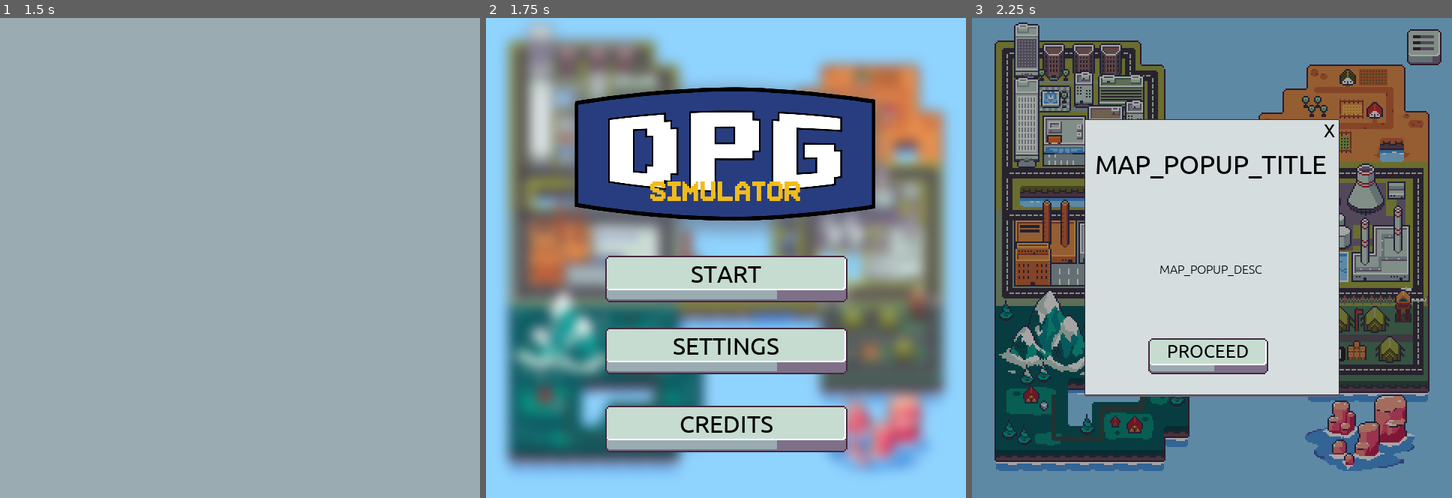
Above: before the commit, frames 1-3 (left to right).
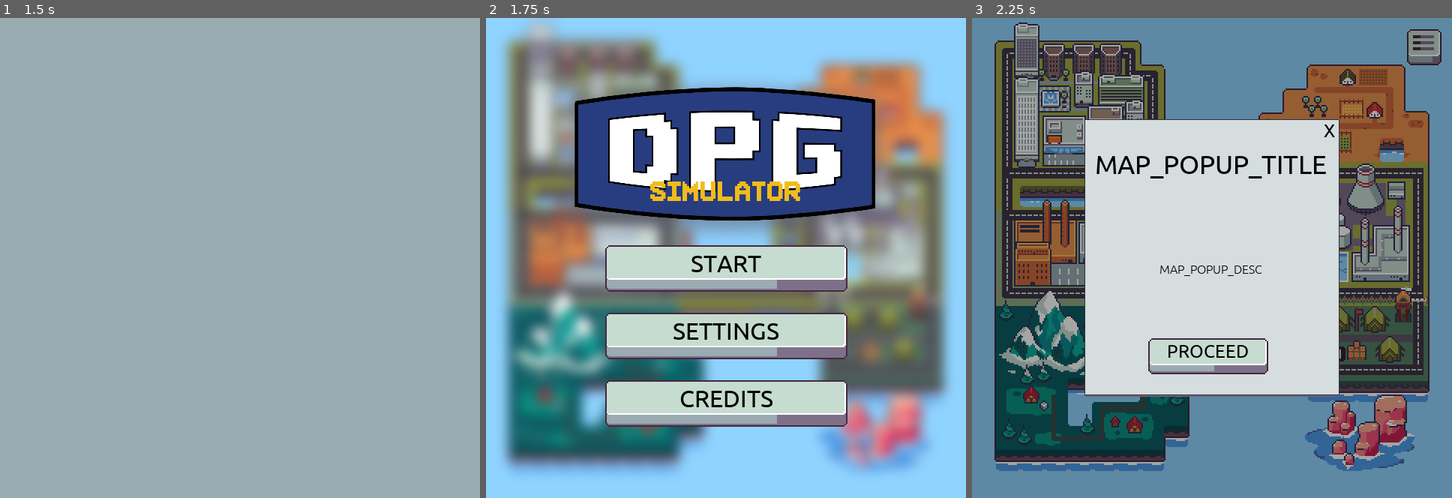
Above: after the commit, the same moments.

Repository: Kazakh-British-Technical-University/dpgsim
Game: Godot game, scene res://Game.tscn
The game is run twice, just before and just after one commit, with the same random seed, the same clock (stepped at 60 frames per second) and the same inputs.
Inputs (mouse positions are in pixels of both pictures, inside the frame that each line leads up to):
- Up to frame 1 (1.5 s): tap Enter at 0.5 s; move the mouse to (345, 234) at 0.52 s; tap Space at 1.25 s; move the mouse to (144, 282) at 1.27 s
- Up to frame 2 (1.75 s): no input
- Up to frame 3 (2.25 s): click "START" at 2 s

Frame 1 is identical in both runs. In frame 2, 16% of the frame differs, in the area x 24-76%, y 47-91%; in frame 3, nothing differs.
Error in both runs: Attempt to call function 'addGodotFunction' in base 'null instance' on a null instance. (res://web/WebInterface.gd:118)

Commit message:
Adjusted language buttons visuals

Diff:
--- a/dpg_sim_game/Scenes/Buttons/LanguageRadio.tscn
+++ b/dpg_sim_game/Scenes/Buttons/LanguageRadio.tscn
@@ -1,7 +1,7 @@
 [gd_scene load_steps=5 format=2]
 
+[ext_resource path="res://Sprites/UI/outline.png" type="Texture" id=1]
 [ext_resource path="res://Sprites/UI/countryFlags.png" type="Texture" id=2]
-[ext_resource path="res://Sprites/HUD/phase_square.png" type="Texture" id=3]
 [ext_resource path="res://Scenes/Buttons/LanguageRadio.gd" type="Script" id=4]
 
 [sub_resource type="AtlasTexture" id=1]
@@ -20,7 +20,7 @@
 visible = false
 margin_right = 64.0
 margin_bottom = 43.0
-texture = ExtResource( 3 )
+texture = ExtResource( 1 )
 expand = true
 
 [connection signal="toggled" from="." to="." method="_on_LanguageRadio_toggled"]
--- a/dpg_sim_game/Scenes/MainMenu/MainMenu.gd
+++ b/dpg_sim_game/Scenes/MainMenu/MainMenu.gd
@@ -16,6 +16,7 @@
 	$Start_Button.visible = show
 	$Settings_Button.visible = show
 	$Credits_Button.visible = show
+	$LanguageRadio.visible = show
 
 func _on_Settings_Button_buttonPressed():
 	$Settings.Start()
--- a/dpg_sim_game/Scenes/MainMenu/MainMenu.tscn
+++ b/dpg_sim_game/Scenes/MainMenu/MainMenu.tscn
@@ -32,25 +32,25 @@
 
 [node name="Start_Button" parent="." instance=ExtResource( 2 )]
 margin_left = 153.0
-margin_top = 314.0
+margin_top = 300.0
 margin_right = 488.0
-margin_bottom = 382.0
+margin_bottom = 368.0
 custom_styles/focus = SubResource( 1 )
 buttonText = "START"
 
 [node name="Settings_Button" parent="." instance=ExtResource( 2 )]
 margin_left = 153.0
-margin_top = 410.0
+margin_top = 390.0
 margin_right = 488.0
-margin_bottom = 478.0
+margin_bottom = 448.0
 custom_styles/focus = SubResource( 1 )
 buttonText = "SETTINGS"
 
 [node name="Credits_Button" parent="." instance=ExtResource( 2 )]
 margin_left = 153.0
-margin_top = 514.0
+margin_top = 480.0
 margin_right = 488.0
-margin_bottom = 582.0
+margin_bottom = 528.0
 custom_styles/focus = SubResource( 1 )
 buttonText = "CREDITS"
 
@@ -61,6 +61,13 @@
 visible = false
 
 [node name="LanguageRadio" parent="." instance=ExtResource( 8 )]
+margin_left = 320.0
+margin_top = 620.0
+margin_right = 320.0
+margin_bottom = 620.0
+grow_horizontal = 2
+grow_vertical = 0
+alignment = 1
 group = SubResource( 2 )
 
 [connection signal="buttonPressed" from="Settings_Button" to="." method="_on_Settings_Button_buttonPressed"]
Binary file added: dpg_sim_game/Sprites/UI/outline.png
Not shown, added: dpg_sim_game/Sprites/UI/outline.png.import
